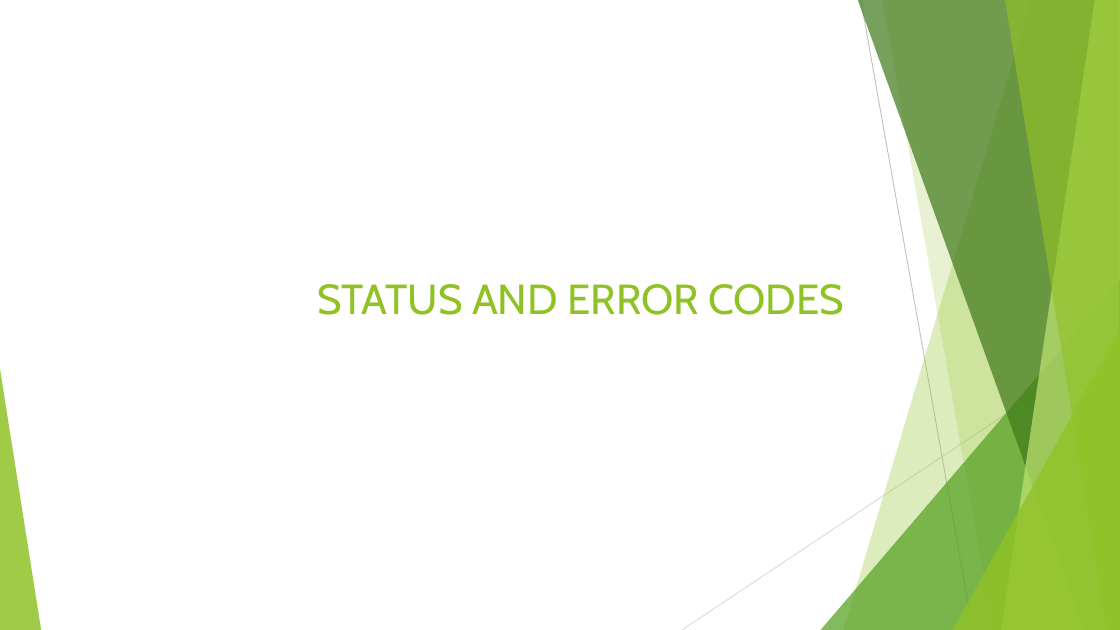
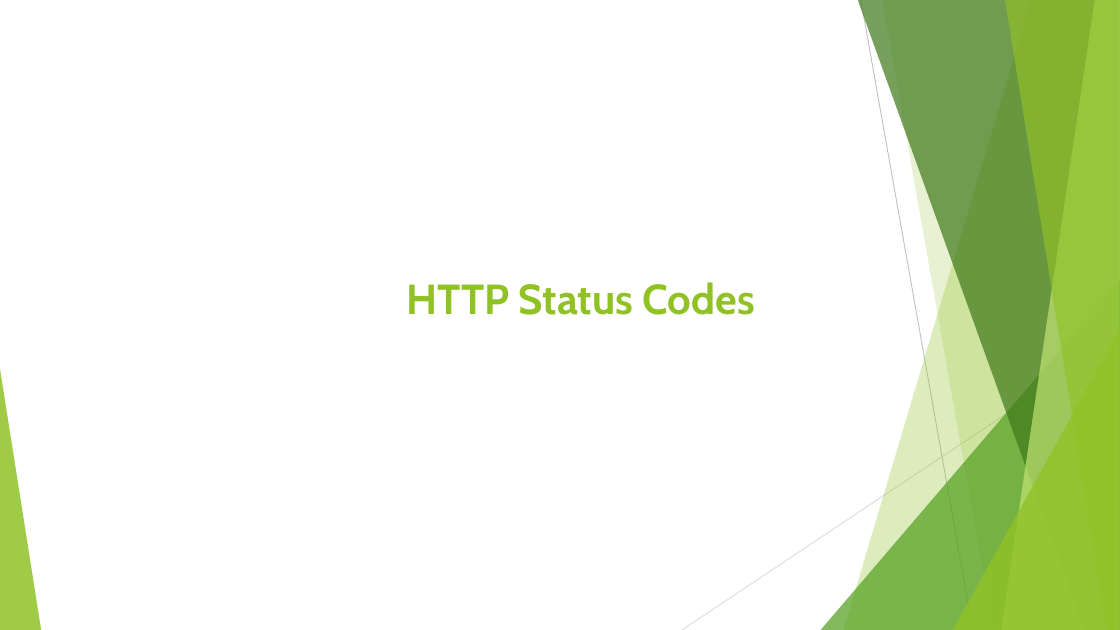
Before and after one commit to leandrocgsi/RestWithASP-NETUdemy, a slide deck: slide 18 of Documents/Understending RESTFul API's .pptx (slide 49 before the commit). Drawn at 1120x630 pixels with LibreOffice and Linux fonts; fonts in the diff are those of the drawing. Boxes give left, top, right and bottom in pixels: in the first picture for what was removed or moved away, otherwise in the second. Text is boxed around its words. In the diff, an @@ line names an element or a change of style, - is before the commit and + after.

```diff
--- a/Documents/Understending RESTFul API's .pptx
+++ b/Documents/Understending RESTFul API's .pptx
@@ title at box(407, 282, 755, 315): text changed; bold on @@
-STATUS AND ERROR CODES
+HTTP Status Codes
```
Also in this commit, not shown: 4 other slides changed, 48 slides added, 47 slides removed, 3 other files.
